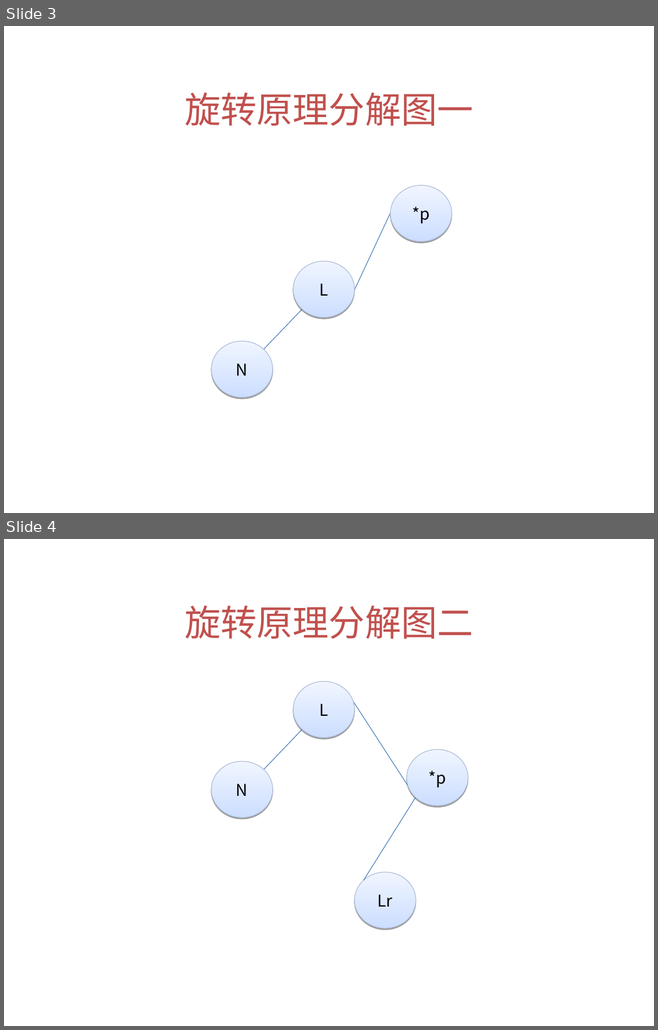
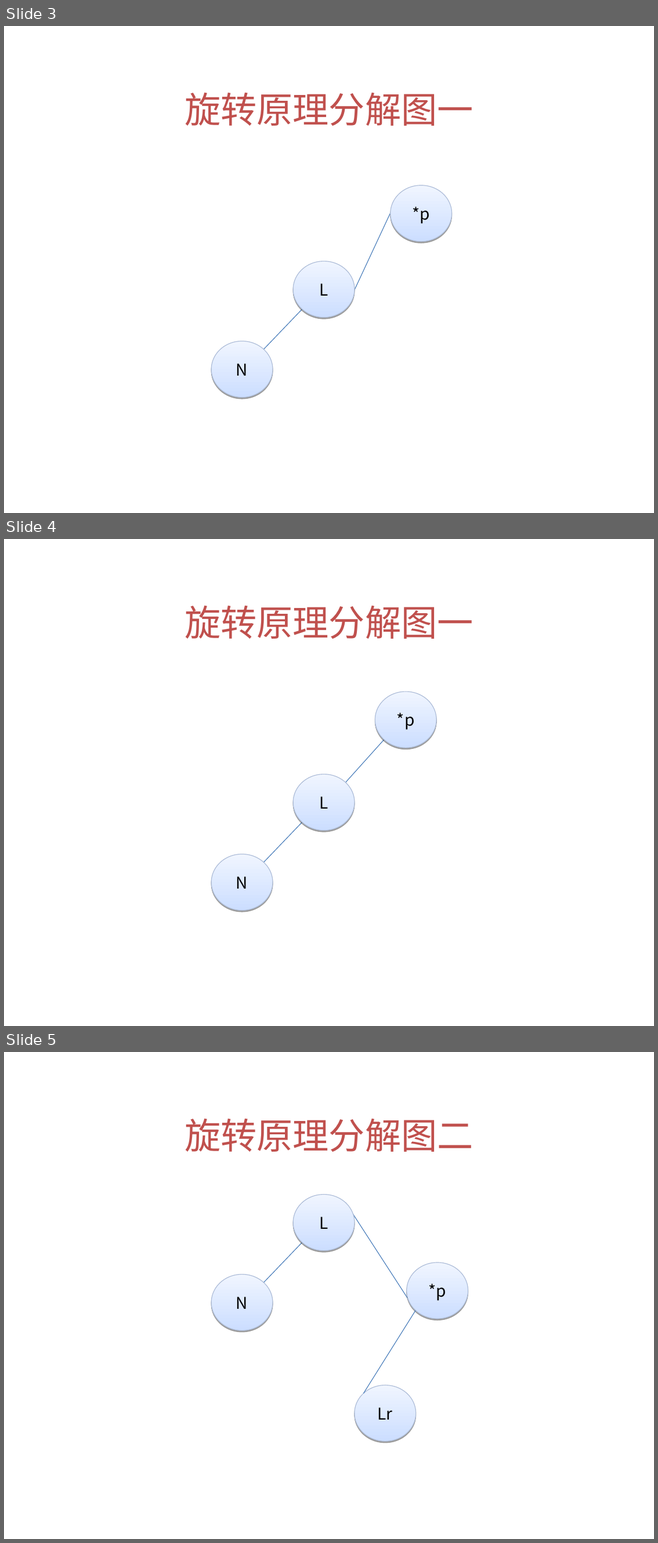
Before and after one commit to michaelbrucelin/HelloDS-A, a slide deck: cource_小甲鱼/78 平衡二叉树的实现原理（代码实现）/第七十八讲 平衡二叉树的实现原理（代码实现）.ppt. Shown one above the other, each under a label of ours: slides 3 and 4 before the commit, slides 3, 4 and 5 after it. The pictures are 658x1030 and 658x1543 pixels, drawn with LibreOffice and Linux fonts; fonts in the diff are those of the drawing; background and template pictures are left out. Boxes give left, top, right and bottom in pixels: in the first picture for what was removed or moved away, otherwise in the second. Text is boxed around its words. In the diff, an @@ line names an element or a change of style, - is before the commit and + after.

```diff
--- a/cource_小甲鱼/78 平衡二叉树的实现原理（代码实现）/第七十八讲 平衡二叉树的实现原理（代码实现）.ppt
+++ b/cource_小甲鱼/78 平衡二叉树的实现原理（代码实现）/第七十八讲 平衡二叉树的实现原理（代码实现）.ppt
@@ slide 4 added at (4,539,654,1026), background picture (left out) @@
@@ title added at (184,606,473,639), 40 pt, text #C0504D @@
+旋转原理分解图一
@@ ellipse added at (375,692,436,748), fill gradient #CCDEFF to #F0F5FF, outline #ADBCD7 0.74 pt, 18 pt, text #000000 @@
+*p
@@ line added from (346, 783) to (384, 740), #4A7EBB 0.74 pt @@
@@ ellipse added at (293,774,354,831), fill gradient #CCDEFF to #F0F5FF, outline #ADBCD7 0.74 pt, 18 pt, text #000000 @@
+L
@@ line added from (302, 822) to (263, 863), #4A7EBB 0.74 pt @@
@@ ellipse added at (211,854,273,911), fill gradient #CCDEFF to #F0F5FF, outline #ADBCD7 0.74 pt, 18 pt, text #000000 @@
+N
@@ what was slide 4 is now slide 5 @@
```
Also in this commit, not shown: 1 other slide added, 5 other files.
